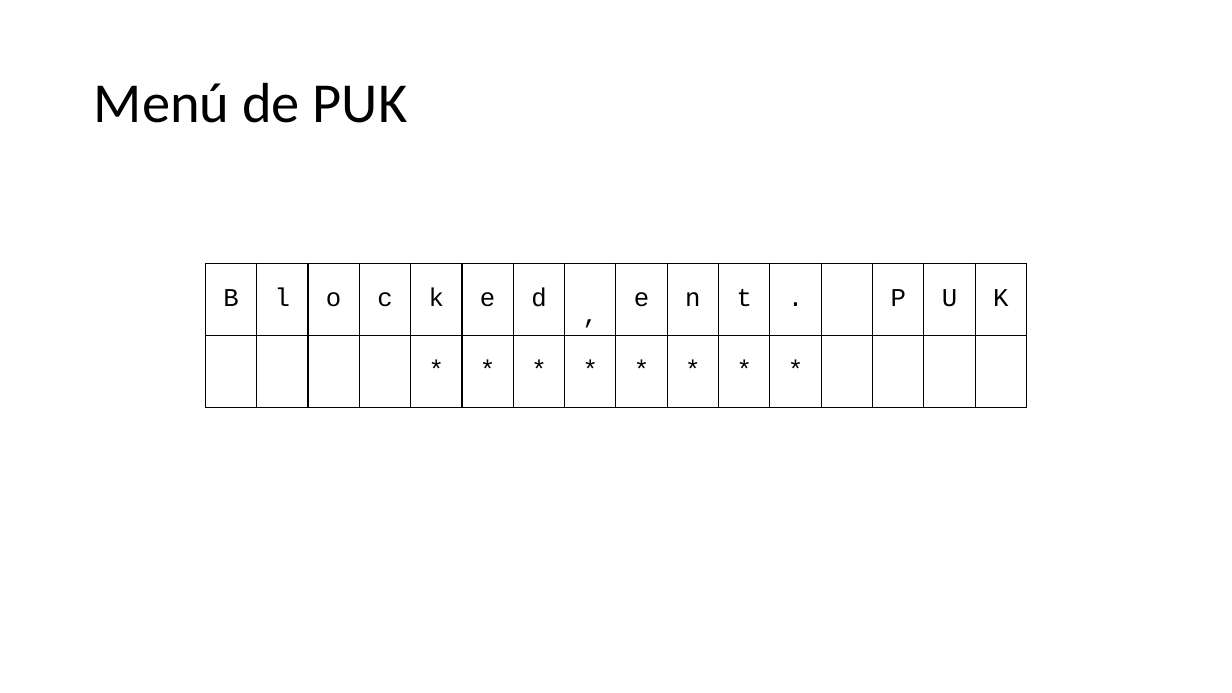
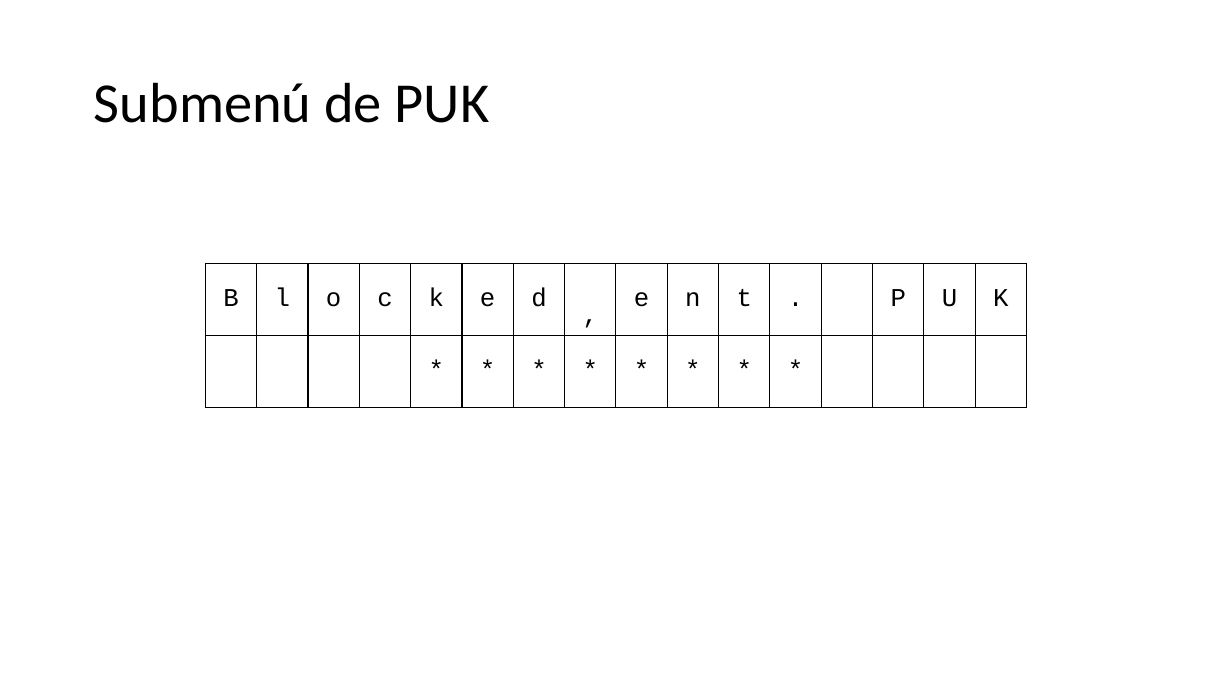
Before and after one commit to JaviHorta/firmware, a slide deck: slide 8 of menus sistema de alarma.pptx (slide 7 before the commit). Drawn at 1232x693 pixels with LibreOffice and Linux fonts; fonts in the diff are those of the drawing. Boxes give left, top, right and bottom in pixels: in the first picture for what was removed or moved away, otherwise in the second. Text is boxed around its words. In the diff, an @@ line names an element or a change of style, - is before the commit and + after.

```diff
--- a/menus sistema de alarma.pptx
+++ b/menus sistema de alarma.pptx
@@ title at bbox=[94, 82, 490, 123]: text changed @@
-Menú de PUK
+Submenú de PUK
```
Also in this commit, not shown: 11 other slides changed, 1 slide added, 2 other files.
